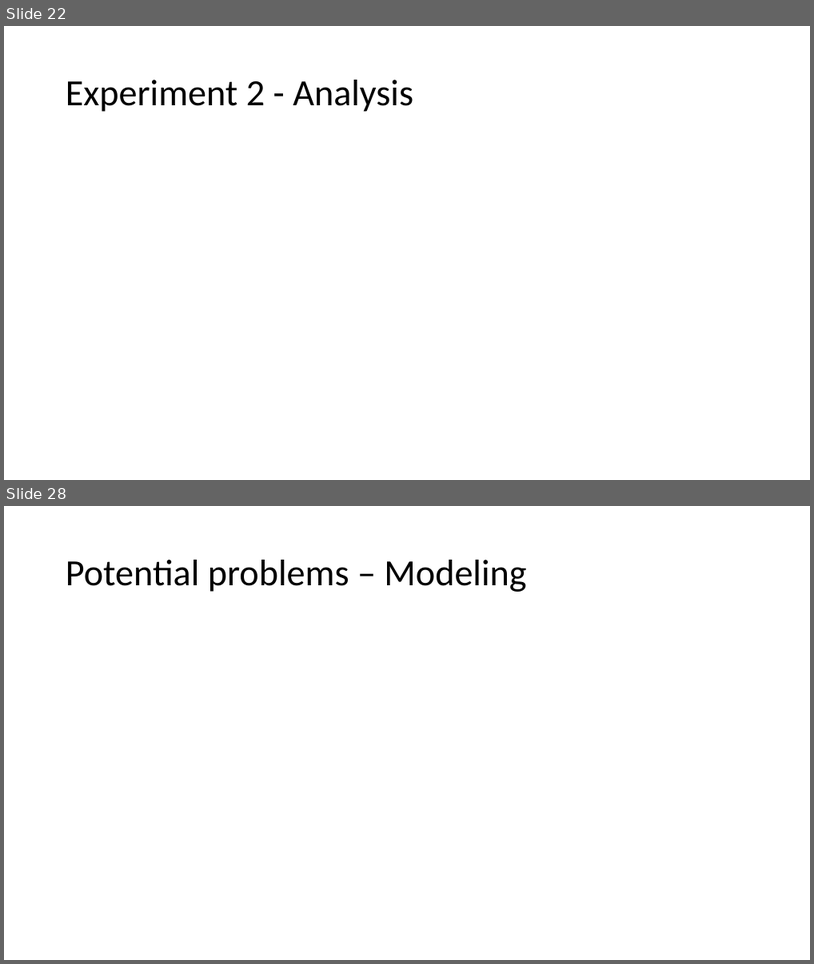
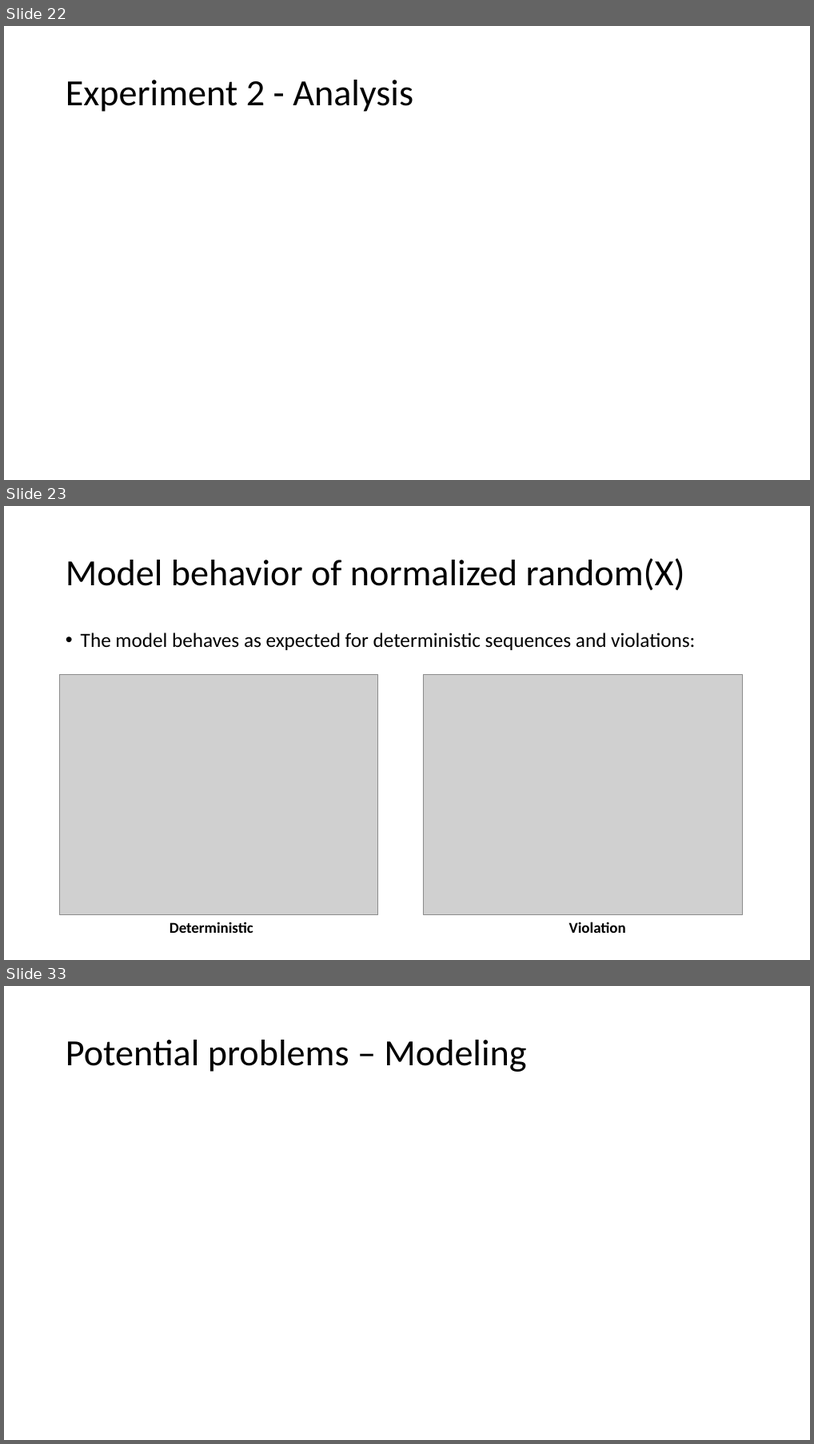
Before and after one commit to sradkani/CoCoSci, a slide deck: summary:papers/CogSci attempt.pptx. Shown one above the other, each under a label of ours: slides 22 and 28 before the commit, slides 22, 23 and 33 after it; the slides between them are not shown. The pictures are 814x964 and 814x1444 pixels, drawn with LibreOffice and Linux fonts; fonts in the diff are those of the drawing; grey boxes stand for pictures. Boxes give left, top, right and bottom in pixels: in the first picture for what was removed or moved away, otherwise in the second. Text is boxed around its words. In the diff, an @@ line names an element or a change of style, - is before the commit and + after.

```diff
--- a/summary:papers/CogSci attempt.pptx
+++ b/summary:papers/CogSci attempt.pptx
@@ slide 23 added at (x1=4, y1=506, x2=810, y2=960), background #FFFFFF @@
@@ title added at (x1=66, y1=558, x2=686, y2=590), 44 pt, text #000000 @@
+Model behavior of normalized random(X)
@@ text added at (x1=81, y1=632, x2=695, y2=650), 24 pt, text #000000 @@
+• The model behaves as expected for deterministic sequences and violations:
@@ picture added at (x1=60, y1=675, x2=378, y2=915) @@
@@ picture added at (x1=423, y1=675, x2=742, y2=915) @@
@@ text added at (x1=170, y1=921, x2=254, y2=932), 18 pt, text #000000, bold @@
+Deterministic
@@ text added at (x1=570, y1=921, x2=626, y2=932), 18 pt, text #000000, bold @@
+Violation
@@ what was slide 28 is now slide 33 @@
```
Also in this commit, not shown: 13 slides changed, 7 other slides added, 7 slides removed, 23 other files.
